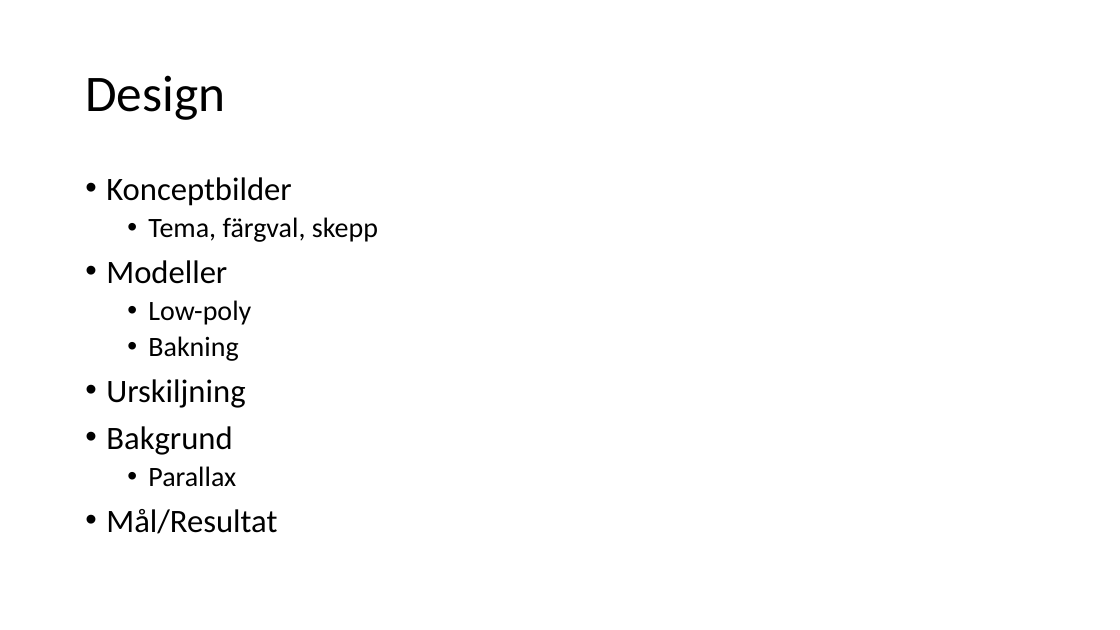
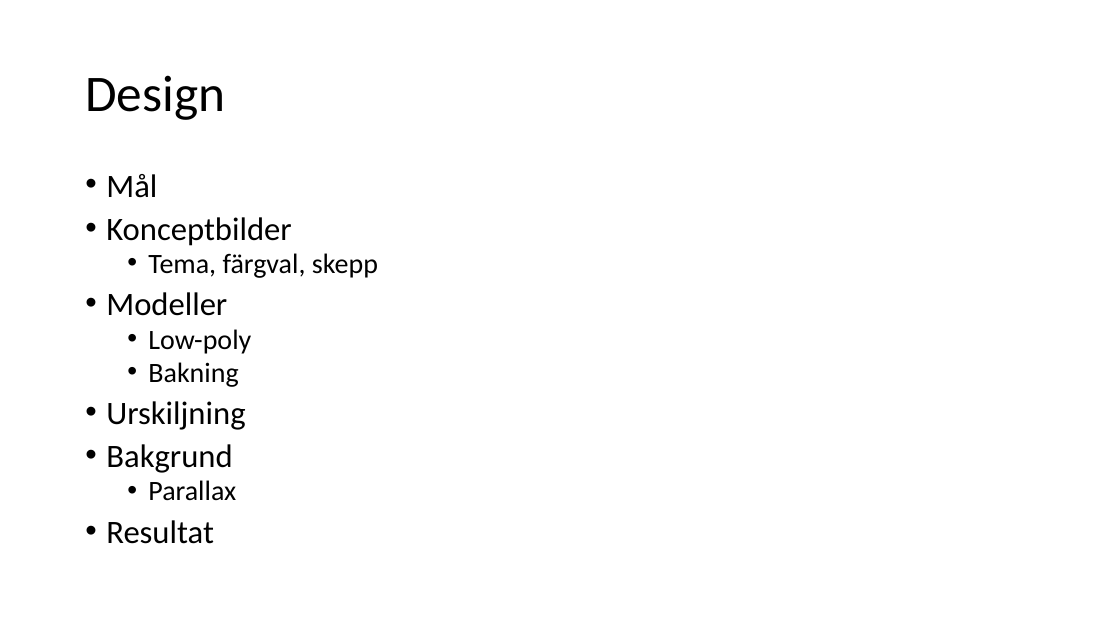
Before and after one commit to lunderot/MortalPortal, a slide deck: slide 7 of Documents/Mortal Portal.pptx. Drawn at 1120x630 pixels with LibreOffice and Linux fonts; fonts in the diff are those of the drawing. Boxes give left, top, right and bottom in pixels: in the first picture for what was removed or moved away, otherwise in the second. Text is boxed around its words. In the diff, an @@ line names an element or a change of style, - is before the commit and + after.

```diff
--- a/Documents/Mortal Portal.pptx
+++ b/Documents/Mortal Portal.pptx
@@ text at (x1=106, y1=174, x2=157, y2=198): paragraph added @@
+• Mål
@@ text at (x1=106, y1=217, x2=378, y2=501): line spacing 0.9 to 0.8 @@
@@ text at (x1=106, y1=520, x2=214, y2=544): text changed @@
-• Mål/Resultat
+• Resultat
```
Also in this commit, not shown: 6 other slides changed.
